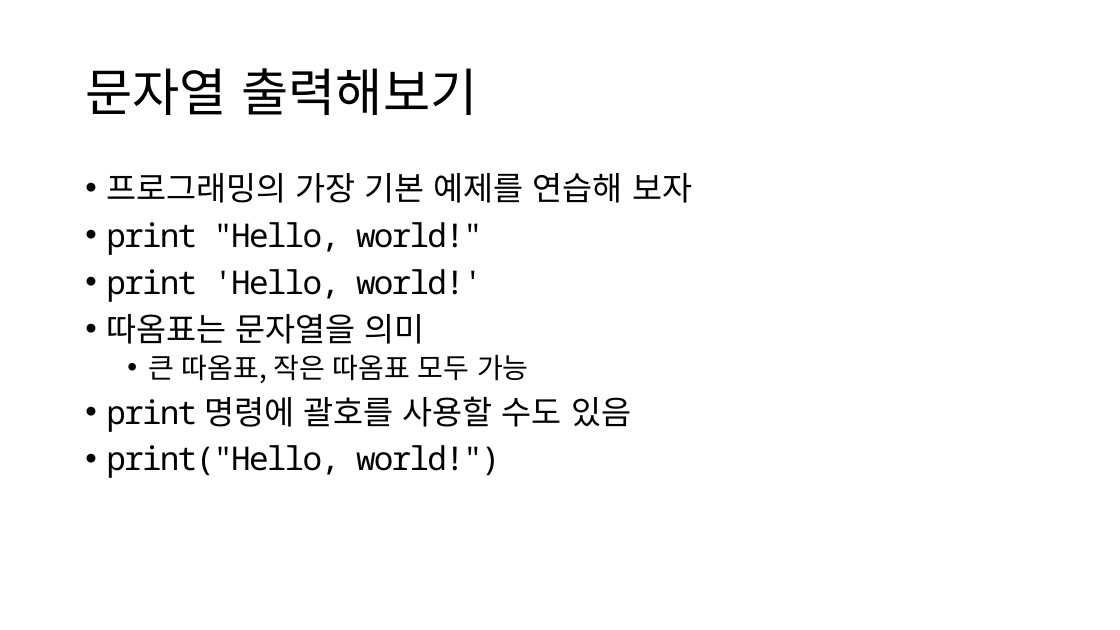
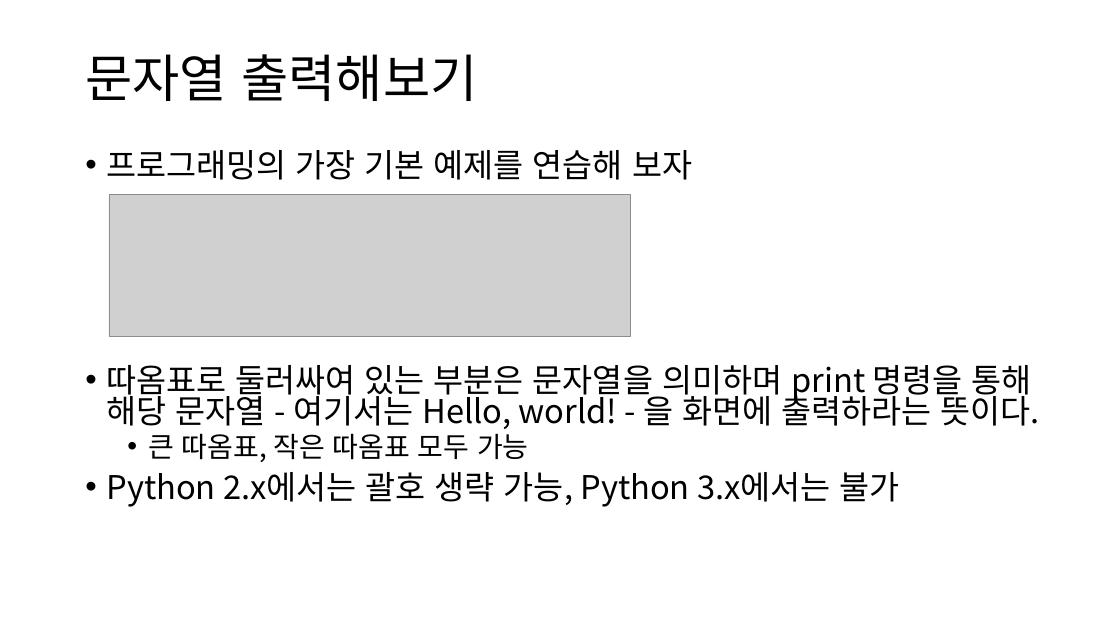
Before and after one commit to ksublee/SPuP, a slide deck: slide 14 of ppt/Python_2_기본.pptx. Drawn at 1120x630 pixels with LibreOffice and Linux fonts; fonts in the diff are those of the drawing; grey boxes stand for pictures. Boxes give left, top, right and bottom in pixels: in the first picture for what was removed or moved away, otherwise in the second. Text is boxed around its words. In the diff, an @@ line names an element or a change of style, - is before the commit and + after.

```diff
--- a/ppt/Python_2_기본.pptx
+++ b/ppt/Python_2_기본.pptx
@@ title "문자열 출력해보기": place and size @@
-title "문자열 출력해보기" at (85,68,477,115)
+title "문자열 출력해보기" at (85,54,477,101)
@@ text "프로그래밍의 가장 기본 예제를 연습해 ...": place and size @@
-text "프로그래밍의 가장 기본 예제를 연습해 ..." at (106,173,692,478)
+text "프로그래밍의 가장 기본 예제를 연습해 ..." at (106,150,1039,507)
@@ text at (106,150,692,462): line spacing 0.9 to 0.8 @@
@@ picture added at (109,195,631,336) @@
@@ text at (106,365,1039,429): text changed; font Noto Sans Mono to Noto Sans CJK KR @@
-• print "Hello, world!"
-• print 'Hello, world!'
-• 따옴표는 문자열을 의미
+• 따옴표로 둘러싸여 있는 부분은 문자열을 의미하며 print 명령을 통해 해당 문자열 - 여기서는 Hello, world! - 을 화면에 출력하라는 뜻이다.
@@ text at (106,472,900,507): text changed; font Noto Sans Mono to Noto Sans CJK KR @@
-• print 명령에 괄호를 사용할 수도 있음
-• print("Hello, world!")
+• Python 2.x에서는 괄호 생략 가능, Python 3.x에서는 불가
```
Also in this commit, not shown: 8 other slides changed, 13 slides added, 14 slides removed, 3 other files.
